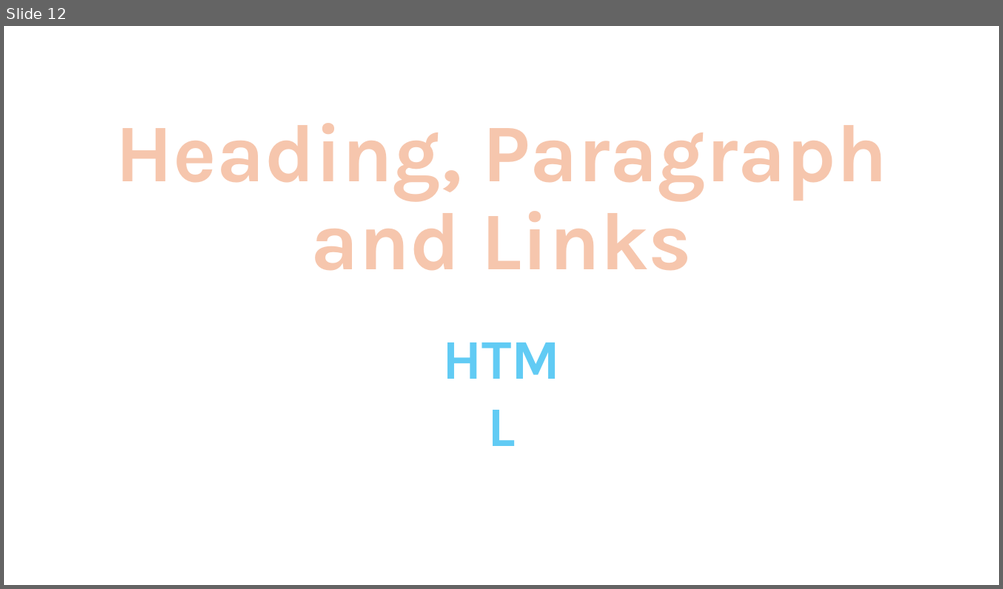
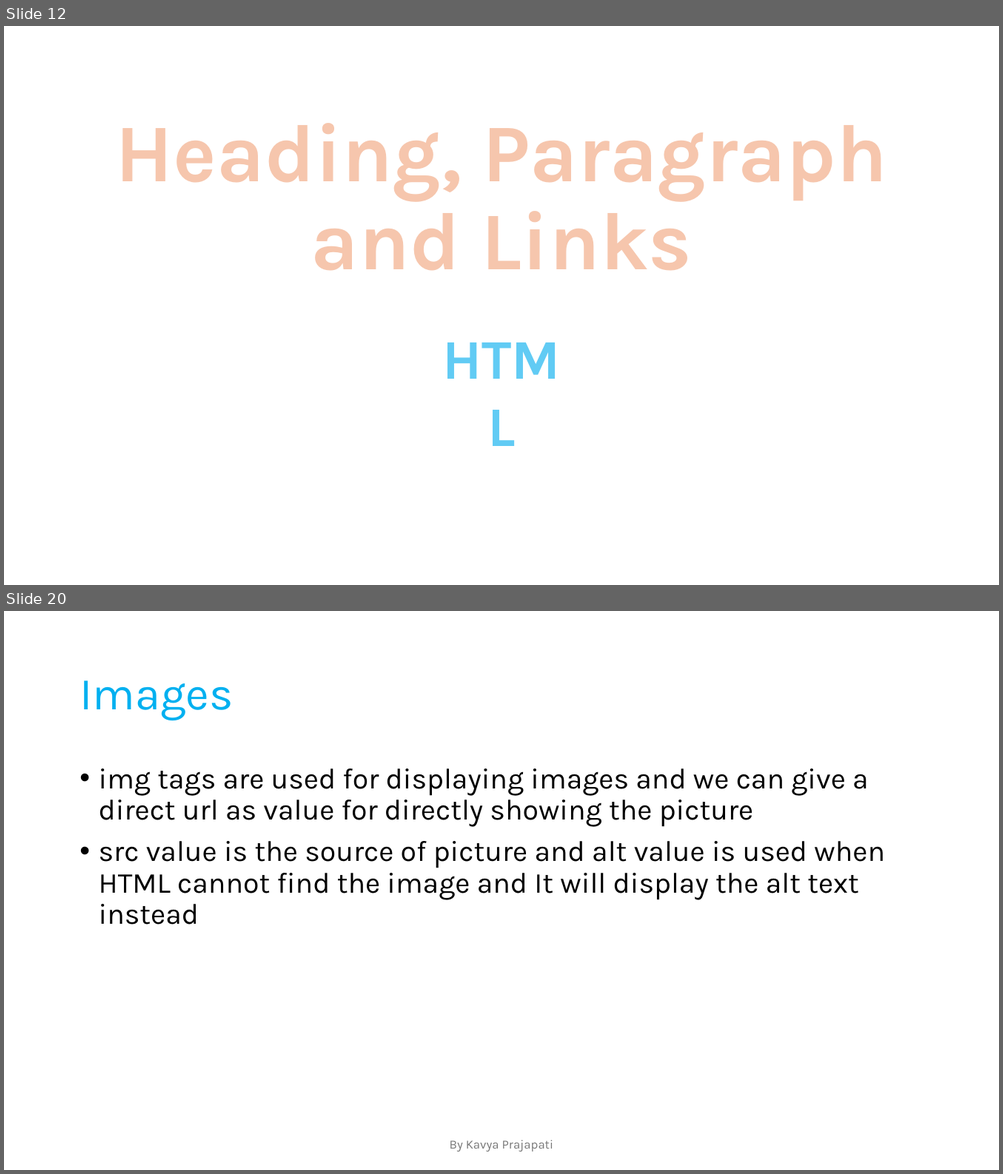
Before and after one commit to prajapati-satyam/Web-Development, a slide deck: Notes.pptx. Shown one above the other, each under a label of ours: slide 12 before the commit, slides 12 and 20 after it; the slides between them are not shown. The pictures are 1003x589 and 1003x1174 pixels, drawn with LibreOffice and Linux fonts; fonts in the diff are those of the drawing. Boxes give left, top, right and bottom in pixels: in the first picture for what was removed or moved away, otherwise in the second. Text is boxed around its words. In the diff, an @@ line names an element or a change of style, - is before the commit and + after.

```diff
--- a/Notes.pptx
+++ b/Notes.pptx
@@ slide 20 added at box(4, 611, 999, 1170), background #FFFFFF @@
@@ title added at box(79, 681, 233, 721), 44 pt, text #00B0F0 @@
+Images
@@ text added at box(99, 769, 885, 900), 28 pt, text #000000 @@
+• img tags are used for displaying images and we can give a direct url as value for directly showing the picture
+• src value is the source of picture and alt value is used when HTML cannot find the image and It will display the alt text instead
@@ text added at box(449, 1140, 553, 1152), 12 pt, text #797979 @@
+By Kavya Prajapati
```
Also in this commit, not shown: 14 other slides added.
